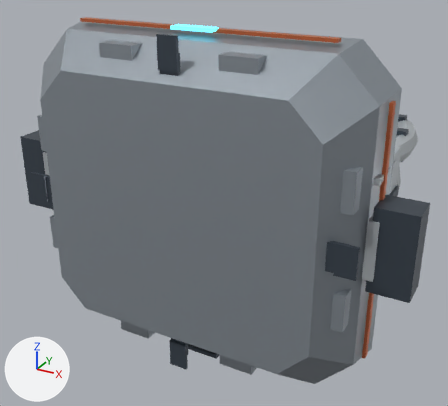
Two versions of the Blender file art/blender/imperium_sensor_prototype.blend, one commit apart.
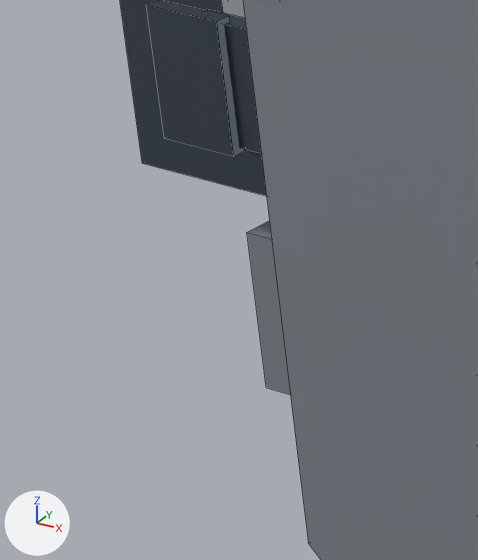
The first picture shows the older version from a 50 mm camera at (50.3, -96.4, 42.3) aimed at (-8.1, 9.8, -10.8). The close-ups show the older and then the newer version on the part from 0% to 21% of the width and 42% to 69% of the height of that picture. Only the edits that show in the close-ups are written down. The axes (+X, +Y, +Z) are drawn at lower left. The lights are the same throughout. The close-ups show mesh edges as thin lines.

The first close-up shows 'Base docking clamp', 'Base flank armour plate.004', 'Base lower vent.004', 'Base vent bank.004', 'Sensor base armoured hull' and 1 more.
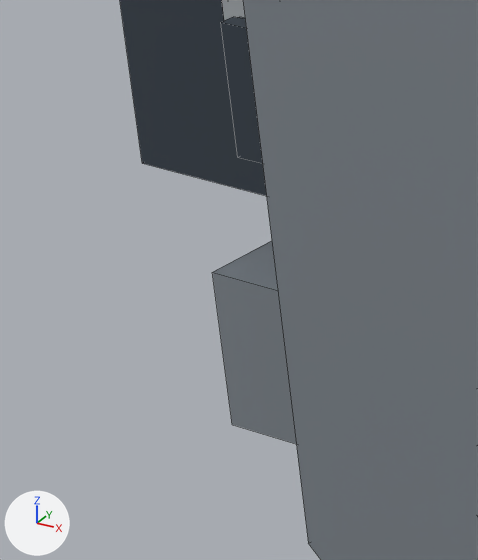
The change, as a list of edits to the scene's bpy script:
```text
Change me_base_flank_armour_plate_004:
    used by ob_base_flank_armour_plate_004; parent = ob_imperial_sensor_station___complete_editable_prototype; location = (0.0, 0.0, 0.0)
    remove me_base_flank_armour_plate_004.from_pydata(...)  # 8 vertices, 6 faces; spans x -27.94..-21.94, y -20.0..-8.0, z -12.18..-6.18
    add me_base_flank_armour_plate_004.from_pydata(...)  # 8 vertices, 6 faces; spans x -29.88..-23.88, y -20.0..-8.0, z -14.14..-8.14
    me_base_flank_armour_plate_004 part 1: the whole mesh is moved by (-1.94, 0.0, -1.95)
Change me_base_vent_bank_004:
    used by ob_base_vent_bank_004; parent = ob_imperial_sensor_station___complete_editable_prototype; location = (0.0, 0.0, 0.0)
    remove me_base_vent_bank_004.from_pydata(...)  # 8 vertices, 6 faces; spans x -29.6..-26.4, y -21.7..-21.1, z -2.4..2.4
    add me_base_vent_bank_004.from_pydata(...)  # 8 vertices, 6 faces; spans x -26.23..-23.03, y -21.7..-21.1, z -2.4..2.4
    me_base_vent_bank_004 part 2: the whole mesh is moved by (3.37, 0.0, 0.0)
```

Boxes [x1, y1, x2, y2] around the edits, measured in the close-ups (478 x 560 px):
'Base vent bank.004', moved: before [147, 0, 246, 156]; after [221, 17, 263, 164]
'Base flank armour plate.004', moved: before [247, 221, 290, 395]; after [212, 241, 296, 444]
'Base lower vent.004', unchanged, covered by the edit: before [206, 9, 261, 153]
